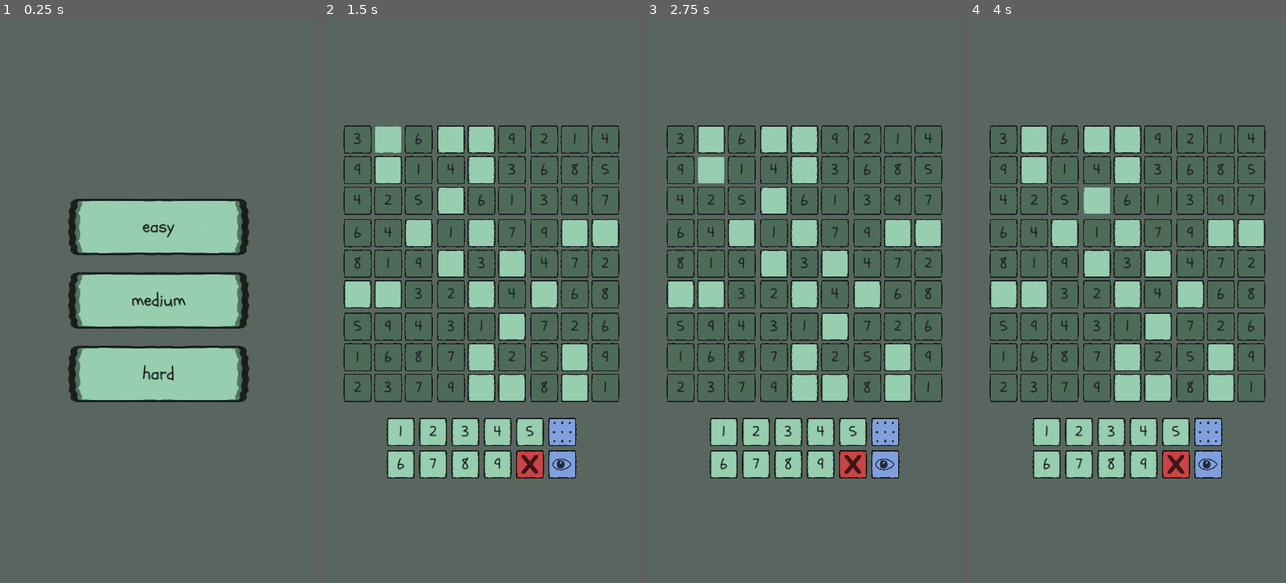
Above: before the commit, frames 1-4 (left to right).
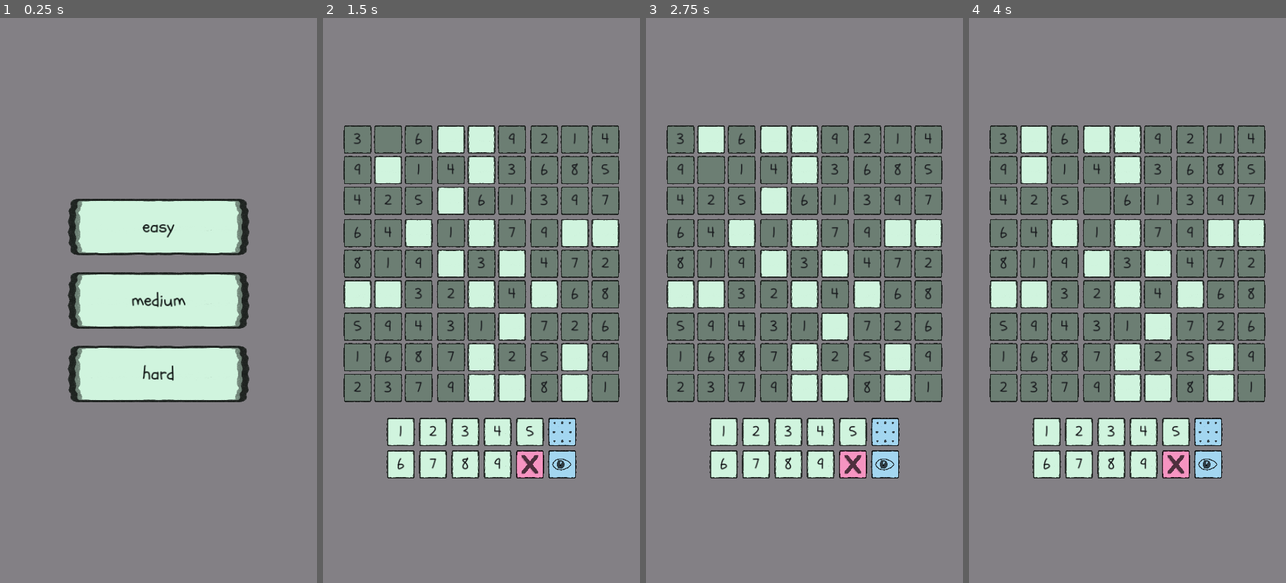
Above: after the commit, the same moments.

Repository: gitMickehh/soduku-recreation
Game: Godot game, scene res://soduku_scene.tscn
Same seed, same stepped clock (60 frames per second), same inputs: the game is played once before the commit and once after it.
Inputs (mouse positions are in pixels of both pictures, inside the frame that each line leads up to):
- Up to frame 1 (0.25 s): no input
- Up to frame 2 (1.5 s): click "easy" at 0.5 s; click (389, 142) at 1.27 s
- Up to frame 3 (2.75 s): click (712, 170) at 2.02 s
- Up to frame 4 (4 s): click (1095, 142) at 2.75 s; click (1095, 198) at 3.52 s

The runs differ from the first frame. In frame 1, 97% of the frame differs, in the area x 0-100%, y 0-100%; in frame 2, 93%; in frame 3, 93%; in frame 4, 93%.

Commit message:
colors and splash screen! :D

Diff:
--- a/project.godot
+++ b/project.godot
@@ -13,6 +13,8 @@
 config/name="soduku-recreation"
 run/main_scene="res://soduku_scene.tscn"
 config/features=PackedStringArray("4.3", "GL Compatibility")
+boot_splash/bg_color=Color(0.513726, 0.501961, 0.521569, 1)
+boot_splash/image="res://art/soduku+title.png"
 config/icon="res://icon.svg"
 
 [display]
--- a/scripts/button_logic.gd
+++ b/scripts/button_logic.gd
@@ -233,11 +233,15 @@
 func update_button_styleboxes(normal: StyleBox, hover: StyleBox, disabled_box: StyleBox) -> void:
 	remove_theme_stylebox_override("disabled")
 	remove_theme_stylebox_override("hover")
+	remove_theme_stylebox_override("pressed")
 	remove_theme_stylebox_override("normal")
+	remove_theme_stylebox_override("focus")
+
 	add_theme_stylebox_override("normal", normal)
 	add_theme_stylebox_override("disabled", disabled_box)
 	add_theme_stylebox_override("pressed", disabled_box)
 	add_theme_stylebox_override("hover", hover)
+	add_theme_stylebox_override("focus", disabled_box)
 
 func update_button_look(stylebox_group: Stylebox_Group) -> void:
 	update_button_styleboxes(stylebox_group.normal_stylebox, stylebox_group.hover_stylebox, stylebox_group.disabled_stylebox)
--- a/scripts/game_container_manager.gd
+++ b/scripts/game_container_manager.gd
@@ -17,7 +17,7 @@
 var horizontal_boxes_containers: Array[Horizontal_Boxes_Container] = []
 
 func _ready() -> void:
-	RenderingServer.set_default_clear_color(Color("59665f"))
+	RenderingServer.set_default_clear_color(Color("838085"))
 
 	input_lines_container.new_input_chosen.connect(_on_new_input_chosen)
 	input_lines_container.toggle_candidate_view_signal.connect(_toggle_auto_candidates)
--- a/stylebox_groups/button_theme_default.tres
+++ b/stylebox_groups/button_theme_default.tres
@@ -13,7 +13,7 @@
 Button/colors/font_color = Color(0, 0, 0, 1)
 Button/colors/font_disabled_color = Color(0.875, 0.875, 0.875, 0.5)
 Button/colors/font_focus_color = Color(0.95, 0.95, 0.95, 1)
-Button/colors/font_hover_color = Color(0.95, 0.95, 0.95, 1)
+Button/colors/font_hover_color = Color(0, 0, 0, 1)
 Button/colors/font_hover_pressed_color = Color(1, 1, 1, 1)
 Button/colors/font_outline_color = Color(0, 0, 0, 1)
 Button/colors/font_pressed_color = Color(1, 1, 1, 1)
--- a/texture_styleboxes_BW_raw/candidates_input_D_button.tres
+++ b/texture_styleboxes_BW_raw/candidates_input_D_button.tres
@@ -8,4 +8,4 @@
 axis_stretch_horizontal = 2
 axis_stretch_vertical = 2
 region_rect = Rect2(1024, 512, 512, 512)
-modulate_color = Color(0.52549, 0.647059, 0.898039, 1)
+modulate_color = Color(0.662745, 0.870588, 0.976471, 1)
--- a/texture_styleboxes_BW_raw/candidates_input_N_button.tres
+++ b/texture_styleboxes_BW_raw/candidates_input_N_button.tres
@@ -8,4 +8,4 @@
 axis_stretch_horizontal = 2
 axis_stretch_vertical = 2
 region_rect = Rect2(512, 512, 512, 512)
-modulate_color = Color(0.525764, 0.648319, 0.898502, 1)
+modulate_color = Color(0.662745, 0.870588, 0.976471, 1)
--- a/texture_styleboxes_BW_raw/candidates_view_D_button.tres
+++ b/texture_styleboxes_BW_raw/candidates_view_D_button.tres
@@ -8,4 +8,4 @@
 axis_stretch_horizontal = 2
 axis_stretch_vertical = 2
 region_rect = Rect2(0, 512, 512, 512)
-modulate_color = Color(0.52549, 0.647059, 0.898039, 1)
+modulate_color = Color(0.662745, 0.870588, 0.976471, 1)
--- a/texture_styleboxes_BW_raw/candidates_view_N_button.tres
+++ b/texture_styleboxes_BW_raw/candidates_view_N_button.tres
@@ -8,4 +8,4 @@
 axis_stretch_horizontal = 2
 axis_stretch_vertical = 2
 region_rect = Rect2(1536, 0, 512, 512)
-modulate_color = Color(0.52549, 0.647059, 0.898039, 1)
+modulate_color = Color(0.662745, 0.870588, 0.976471, 1)
--- a/texture_styleboxes_BW_raw/default_D_button.tres
+++ b/texture_styleboxes_BW_raw/default_D_button.tres
@@ -8,4 +8,4 @@
 axis_stretch_horizontal = 2
 axis_stretch_vertical = 2
 region_rect = Rect2(1024, 0, 512, 512)
-modulate_color = Color(0.592157, 0.807843, 0.686275, 1)
+modulate_color = Color(0.815686, 0.956863, 0.870588, 1)
--- a/texture_styleboxes_BW_raw/default_HL_D_button.tres
+++ b/texture_styleboxes_BW_raw/default_HL_D_button.tres
@@ -8,4 +8,4 @@
 axis_stretch_horizontal = 2
 axis_stretch_vertical = 2
 region_rect = Rect2(512, 0, 512, 512)
-modulate_color = Color(0.42095, 0.59555, 0.39443, 1)
+modulate_color = Color(0.879648, 0.961089, 0.931843, 1)
--- a/texture_styleboxes_BW_raw/default_HL_H_button.tres
+++ b/texture_styleboxes_BW_raw/default_HL_H_button.tres
@@ -8,4 +8,4 @@
 axis_stretch_horizontal = 2
 axis_stretch_vertical = 2
 region_rect = Rect2(512, 0, 512, 512)
-modulate_color = Color(0.792157, 0.913725, 0.772549, 1)
+modulate_color = Color(0.878431, 0.960784, 0.933333, 1)
--- a/texture_styleboxes_BW_raw/default_HL_N_button.tres
+++ b/texture_styleboxes_BW_raw/default_HL_N_button.tres
@@ -8,4 +8,4 @@
 axis_stretch_horizontal = 2
 axis_stretch_vertical = 2
 region_rect = Rect2(0, 0, 512, 512)
-modulate_color = Color(0.790578, 0.91548, 0.774114, 1)
+modulate_color = Color(0.878431, 0.960784, 0.933333, 1)
--- a/texture_styleboxes_BW_raw/default_H_button.tres
+++ b/texture_styleboxes_BW_raw/default_H_button.tres
@@ -8,4 +8,4 @@
 axis_stretch_horizontal = 2
 axis_stretch_vertical = 2
 region_rect = Rect2(512, 0, 512, 512)
-modulate_color = Color(0.592157, 0.807843, 0.686275, 1)
+modulate_color = Color(0.815686, 0.956863, 0.870588, 1)
--- a/texture_styleboxes_BW_raw/default_N_button.tres
+++ b/texture_styleboxes_BW_raw/default_N_button.tres
@@ -8,4 +8,4 @@
 axis_stretch_horizontal = 2
 axis_stretch_vertical = 2
 region_rect = Rect2(0, 0, 512, 512)
-modulate_color = Color(0.590996, 0.809166, 0.686891, 1)
+modulate_color = Color(0.815686, 0.956863, 0.870588, 1)
--- a/texture_styleboxes_BW_raw/duplicate_D_button.tres
+++ b/texture_styleboxes_BW_raw/duplicate_D_button.tres
@@ -8,4 +8,4 @@
 axis_stretch_horizontal = 2
 axis_stretch_vertical = 2
 region_rect = Rect2(1024, 0, 512, 512)
-modulate_color = Color(0.815686, 0.27451, 0.286275, 1)
+modulate_color = Color(1, 0.6, 0.784314, 1)
--- a/texture_styleboxes_BW_raw/duplicate_HL_D_button.tres
+++ b/texture_styleboxes_BW_raw/duplicate_HL_D_button.tres
@@ -8,4 +8,4 @@
 axis_stretch_horizontal = 2
 axis_stretch_vertical = 2
 region_rect = Rect2(1024, 0, 512, 512)
-modulate_color = Color(0.959377, 0.449135, 0.497357, 1)
+modulate_color = Color(0.958069, 0.516405, 0.764807, 1)
--- a/texture_styleboxes_BW_raw/duplicate_HL_N_button.tres
+++ b/texture_styleboxes_BW_raw/duplicate_HL_N_button.tres
@@ -8,4 +8,4 @@
 axis_stretch_horizontal = 2
 axis_stretch_vertical = 2
 region_rect = Rect2(0, 0, 512, 512)
-modulate_color = Color(0.954437, 0.586222, 0.642121, 1)
+modulate_color = Color(0.956863, 0.517647, 0.764706, 1)
--- a/texture_styleboxes_BW_raw/duplicate_H_button.tres
+++ b/texture_styleboxes_BW_raw/duplicate_H_button.tres
@@ -8,4 +8,4 @@
 axis_stretch_horizontal = 2
 axis_stretch_vertical = 2
 region_rect = Rect2(512, 0, 512, 512)
-modulate_color = Color(0.815686, 0.27451, 0.286275, 1)
+modulate_color = Color(1, 0.6, 0.784314, 1)
--- a/texture_styleboxes_BW_raw/duplicate_N_button.tres
+++ b/texture_styleboxes_BW_raw/duplicate_N_button.tres
@@ -8,4 +8,4 @@
 axis_stretch_horizontal = 2
 axis_stretch_vertical = 2
 region_rect = Rect2(0, 0, 512, 512)
-modulate_color = Color(0.815686, 0.27451, 0.286275, 1)
+modulate_color = Color(1, 0.6, 0.784314, 1)
--- a/texture_styleboxes_BW_raw/full_D_button.tres
+++ b/texture_styleboxes_BW_raw/full_D_button.tres
@@ -8,4 +8,4 @@
 axis_stretch_horizontal = 2
 axis_stretch_vertical = 2
 region_rect = Rect2(1024, 0, 512, 512)
-modulate_color = Color(0.94902, 0.686275, 0.313726, 1)
+modulate_color = Color(0.988235, 0.964706, 0.741176, 1)
--- a/texture_styleboxes_BW_raw/full_HL_D_button.tres
+++ b/texture_styleboxes_BW_raw/full_HL_D_button.tres
@@ -8,4 +8,4 @@
 axis_stretch_horizontal = 2
 axis_stretch_vertical = 2
 region_rect = Rect2(1024, 0, 512, 512)
-modulate_color = Color(0.977366, 0.756, 0.463009, 1)
+modulate_color = Color(0.953888, 0.924172, 0.59647, 1)
--- a/texture_styleboxes_BW_raw/full_HL_H_button.tres
+++ b/texture_styleboxes_BW_raw/full_HL_H_button.tres
@@ -8,4 +8,4 @@
 axis_stretch_horizontal = 2
 axis_stretch_vertical = 2
 region_rect = Rect2(512, 0, 512, 512)
-modulate_color = Color(0.915538, 0.732224, 0.552077, 1)
+modulate_color = Color(0.952941, 0.92549, 0.596078, 1)
--- a/texture_styleboxes_BW_raw/full_HL_N_button.tres
+++ b/texture_styleboxes_BW_raw/full_HL_N_button.tres
@@ -8,4 +8,4 @@
 axis_stretch_horizontal = 2
 axis_stretch_vertical = 2
 region_rect = Rect2(0, 0, 512, 512)
-modulate_color = Color(0.913725, 0.733333, 0.552941, 1)
+modulate_color = Color(0.952941, 0.92549, 0.596078, 1)
--- a/texture_styleboxes_BW_raw/full_H_button.tres
+++ b/texture_styleboxes_BW_raw/full_H_button.tres
@@ -8,4 +8,4 @@
 axis_stretch_horizontal = 2
 axis_stretch_vertical = 2
 region_rect = Rect2(512, 0, 512, 512)
-modulate_color = Color(0.94902, 0.686275, 0.313726, 1)
+modulate_color = Color(0.988235, 0.964706, 0.741176, 1)
--- a/texture_styleboxes_BW_raw/full_N_button.tres
+++ b/texture_styleboxes_BW_raw/full_N_button.tres
@@ -8,4 +8,4 @@
 axis_stretch_horizontal = 2
 axis_stretch_vertical = 2
 region_rect = Rect2(0, 0, 512, 512)
-modulate_color = Color(0.94902, 0.686275, 0.313726, 1)
+modulate_color = Color(0.988235, 0.964706, 0.741176, 1)
--- a/texture_styleboxes_BW_raw/remove_D_button.tres
+++ b/texture_styleboxes_BW_raw/remove_D_button.tres
@@ -8,4 +8,4 @@
 axis_stretch_horizontal = 2
 axis_stretch_vertical = 2
 region_rect = Rect2(1536, 512, 512, 512)
-modulate_color = Color(0.32, 0.0576, 0.0663467, 1)
+modulate_color = Color(0.9295, 0.286134, 0.583015, 1)
--- a/texture_styleboxes_BW_raw/remove_N_button.tres
+++ b/texture_styleboxes_BW_raw/remove_N_button.tres
@@ -8,4 +8,4 @@
 axis_stretch_horizontal = 2
 axis_stretch_vertical = 2
 region_rect = Rect2(1536, 512, 512, 512)
-modulate_color = Color(0.815686, 0.27451, 0.286275, 1)
+modulate_color = Color(1, 0.6, 0.784314, 1)
Binary file added: art/soduku+title.png
Not shown, added: art/soduku+title.png.import
